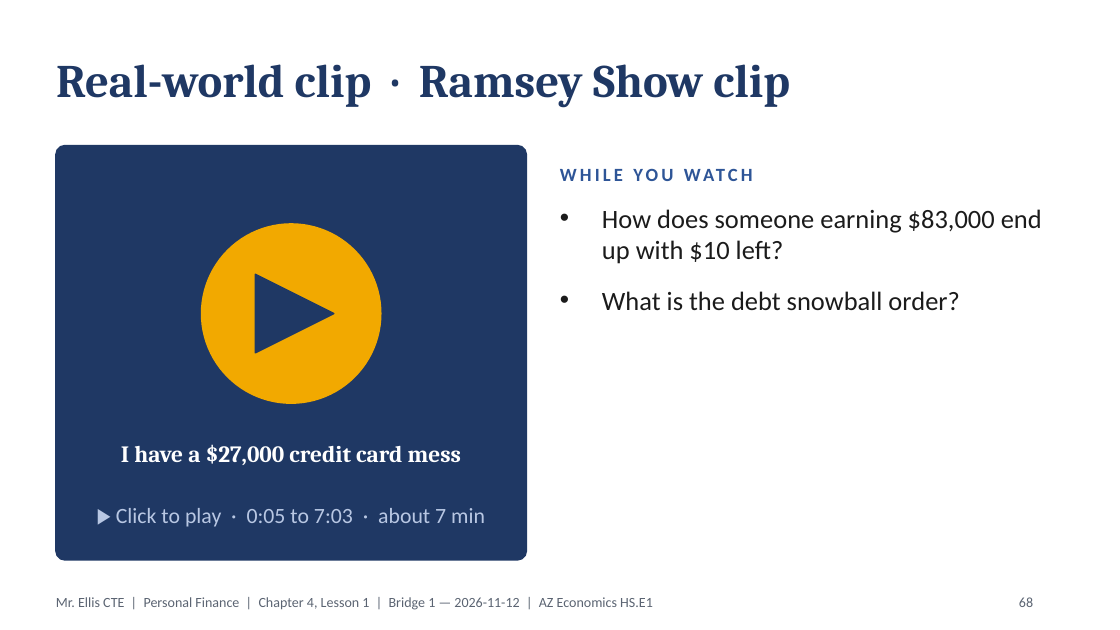
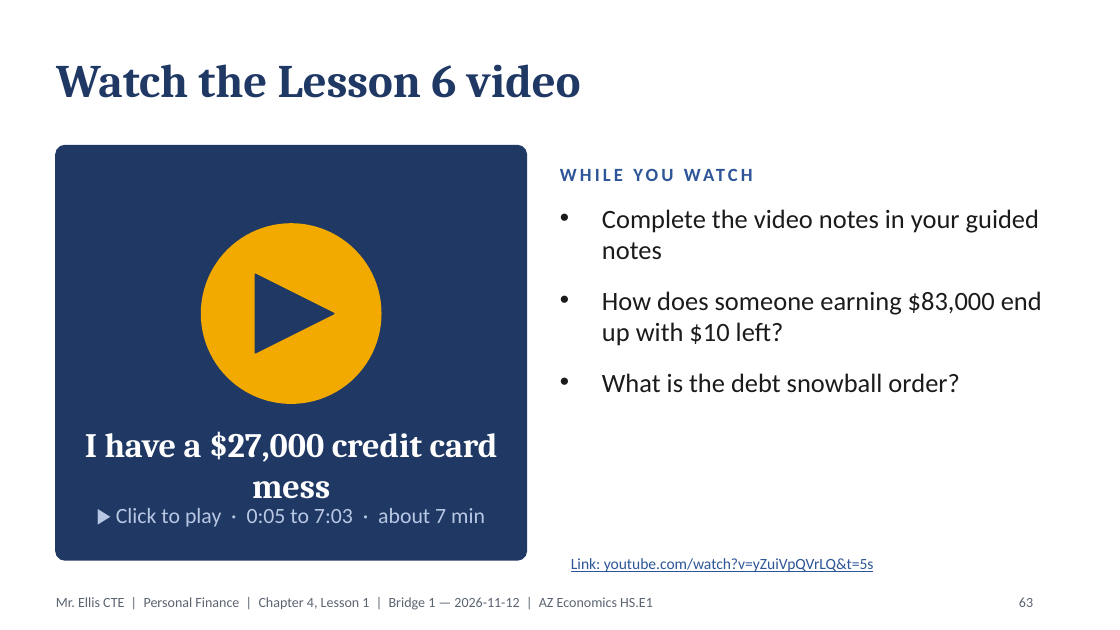
Before and after one commit to highgroundthree-art/electrical-el1-study-guides, a slide deck: slide 63 of financial-comprehension/personal/adult/Ch04_All_Lessons_ADULTS.pptx (slide 68 before the commit). Drawn at 1120x630 pixels with LibreOffice and Linux fonts; fonts in the diff are those of the drawing. Boxes give left, top, right and bottom in pixels: in the first picture for what was removed or moved away, otherwise in the second. Text is boxed around its words. In the diff, an @@ line names an element or a change of style, - is before the commit and + after.

```diff
--- a/financial-comprehension/personal/adult/Ch04_All_Lessons_ADULTS.pptx
+++ b/financial-comprehension/personal/adult/Ch04_All_Lessons_ADULTS.pptx
@@ title at (56, 64, 581, 98): text changed @@
-Real-world clip · Ramsey Show clip
+Watch the Lesson 6 video
@@ text at (602, 209, 1039, 259): paragraph added @@
+• Complete the video notes in your guided notes
@@ text "I have a $27,000 credit ...": place and size @@
-text "I have a $27,000 credit ..." at (121, 444, 461, 465)
+text "I have a $27,000 credit ..." at (85, 431, 498, 499)
@@ text "I have a $27,000 credit ..." at (85, 431, 498, 499): size 15 to 22 pt @@
@@ text added at (571, 558, 874, 572), 10 pt, text #2E5597, underline @@
+Link: youtube.com/watch?v=yZuiVpQVrLQ&t=5s
@@ page number at (1019, 597, 1033, 607): text changed @@
-68
+63
```
Also in this commit, not shown: 5 other slides changed, 5 slides removed, 11 other files.
